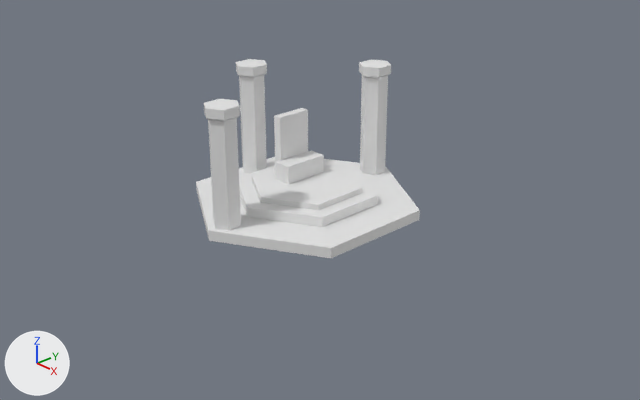
Two versions of the Blender file Assets/Art/Models/Environment/deity_altar_blockout.blend, one commit apart.
Rendered twice from a camera (50 mm lens) standing at (12.03, -10.8, 6.52) and looking at (0.52, -0.2, -0.49). The lights are fixed; the arrows at lower left show +X, +Y and +Z.
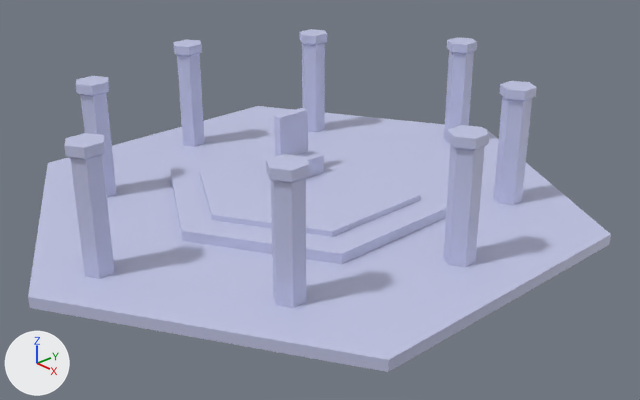
Scene script edits in JSON lines:
```json
{"op": "add", "block": "mat_altar_material", "code": ["mat_altar_material = principled_material('altar_material')", "mat_altar_material.base_color = (0.551, 0.575, 0.8)  # white #c4c8e7"]}
{"block": "me_cylinder", "where": "me_cylinder.from_pydata(...)  # 24 vertices, 20 faces; spans x -1.27..1.27, y -1.46..1.46, z -0.15..0.15"}
{"op": "add", "block": "me_cylinder", "code": "me_cylinder.materials.append(mat_altar_material)  # white #c4c8e7"}
{"block": "me_cylinder_007", "where": "me_cylinder_007.from_pydata(...)  # 12 vertices, 8 faces; spans x -2.01..2.01, y -2.33..2.33, z -0.1..0.1"}
{"op": "add", "block": "me_cylinder_007", "code": "me_cylinder_007.materials.append(mat_altar_material)  # white #c4c8e7"}
{"op": "add", "block": "me_cylinder_009", "code": ["me_cylinder_009 = bpy.data.meshes.new('Cylinder.009')", "me_cylinder_009.from_pydata(...)  # 24 vertices, 20 faces; spans x -0.28..0.28, y -0.34..0.34, z -1.24..1.24", "me_cylinder_009.materials.append(mat_altar_material)  # white #c4c8e7"]}
{"op": "add", "block": "me_cylinder_008", "code": ["me_cylinder_008 = bpy.data.meshes.new('Cylinder.008')", "me_cylinder_008.from_pydata(...)  # 24 vertices, 20 faces; spans x -0.28..0.28, y -0.34..0.34, z -1.24..1.24", "me_cylinder_008.materials.append(mat_altar_material)  # white #c4c8e7"]}
{"op": "add", "block": "me_cylinder_004", "code": ["me_cylinder_004 = bpy.data.meshes.new('Cylinder.004')", "me_cylinder_004.from_pydata(...)  # 24 vertices, 20 faces; spans x -0.28..0.28, y -0.34..0.34, z -1.24..1.24", "me_cylinder_004.materials.append(mat_altar_material)  # white #c4c8e7"]}
{"op": "add", "block": "me_cylinder_002", "code": ["me_cylinder_002 = bpy.data.meshes.new('Cylinder.002')", "me_cylinder_002.from_pydata(...)  # 24 vertices, 20 faces; spans x -0.28..0.28, y -0.34..0.34, z -1.24..1.24", "me_cylinder_002.materials.append(mat_altar_material)  # white #c4c8e7"]}
{"op": "add", "block": "me_cylinder_001", "code": ["me_cylinder_001 = bpy.data.meshes.new('Cylinder.001')", "me_cylinder_001.from_pydata(...)  # 24 vertices, 20 faces; spans x -0.28..0.28, y -0.34..0.34, z -1.24..1.24", "me_cylinder_001.materials.append(mat_altar_material)  # white #c4c8e7"]}
{"op": "set", "path": "ob_cylinder.scale", "old": "(1.0, 1.0, 1.0)", "new": "(2.0, 2.0, 1.0)"}
{"op": "set", "path": "ob_cylinder_003.location", "old": "(0.01, -2.05, 0.48)", "new": "(0.01, -4.69, 0.48)"}
{"op": "set", "path": "ob_cylinder_001.location", "old": "(-1.73, 0.0, 0.48)", "new": "(-3.95, 0.0, 0.48)"}
{"op": "set", "path": "ob_cylinder_002.location", "old": "(-0.01, 1.8, 0.48)", "new": "(-0.01, 4.55, 0.48)"}
{"op": "set", "path": "ob_cylinder_004.scale", "old": "(1.0, 1.0, 1.0)", "new": "(2.5, 2.5, 1.0)"}
{"op": "add", "block": "ob_cylinder_009", "code": ["ob_cylinder_009 = bpy.data.objects.new('Cylinder.009', me_cylinder_009)", "ob_cylinder_009.location = (2.84, -2.98, 0.48)"]}
{"op": "add", "block": "ob_cylinder_008", "code": ["ob_cylinder_008 = bpy.data.objects.new('Cylinder.008', me_cylinder_008)", "ob_cylinder_008.location = (-2.8, 2.66, 0.48)"]}
{"op": "add", "block": "ob_cylinder_007", "code": ["ob_cylinder_007 = bpy.data.objects.new('Cylinder.007', me_cylinder_004)", "ob_cylinder_007.location = (2.84, 2.66, 0.48)"]}
{"op": "add", "block": "ob_cylinder_006", "code": ["ob_cylinder_006 = bpy.data.objects.new('Cylinder.006', me_cylinder_002)", "ob_cylinder_006.location = (-2.8, -2.98, 0.48)"]}
{"op": "add", "block": "ob_cylinder_005", "code": ["ob_cylinder_005 = bpy.data.objects.new('Cylinder.005', me_cylinder_001)", "ob_cylinder_005.location = (3.8, 0.0, 0.48)"]}
```

Changed parts and their boxes (x1, y1, x2, y2) in the pictures (640 x 400 px):
```json
{"object": "Cylinder.004", "change": "recoloured, rescaled", "before": [196, 157, 420, 258], "after": [28, 106, 611, 372], "on screen": "160% wider, 162% taller"}
{"object": "Cylinder", "change": "recoloured, rescaled", "before": [239, 164, 378, 227], "after": [170, 138, 447, 264], "on screen": "99% wider, 98% taller"}
{"object": "Cylinder.003", "change": "moved", "before": [204, 99, 241, 230], "after": [64, 133, 114, 279]}
{"object": "Cylinder.002", "change": "moved", "before": [359, 60, 391, 175], "after": [444, 37, 477, 143]}
{"object": "Cylinder.009", "change": "added", "after": [266, 154, 310, 308]}
{"object": "Cylinder.001", "change": "moved", "before": [236, 59, 267, 174], "after": [173, 39, 205, 147]}
{"object": "Cylinder.005", "change": "added", "after": [443, 125, 489, 267]}
{"object": "Cylinder.007", "change": "added", "after": [494, 81, 537, 205]}
{"object": "Cylinder.008", "change": "added", "after": [299, 29, 327, 132]}
{"object": "Cylinder.006", "change": "added", "after": [76, 76, 116, 197]}
```
